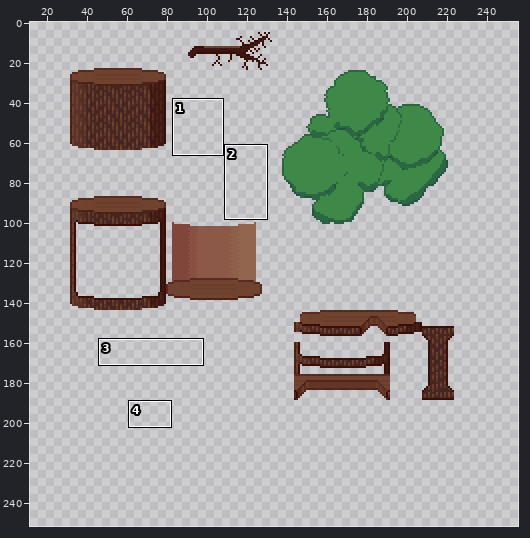
Edited in one commit: sprite sheet (assets/art/tileset/tree.png). Above, an overview of the earlier version with the close-up marked.
Close-up. As it was:
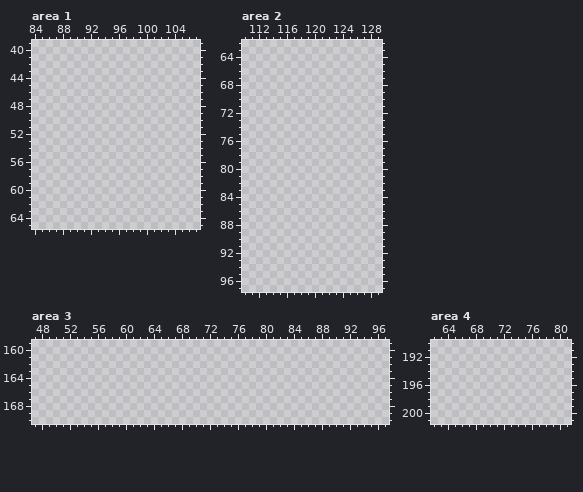
The file is 256x256 pixels. Colours within 5 levels of each other are drawn and written as one. Shown: area 1: x 84..107, y 39..65; area 2: x 110..129, y 62..97; area 3: x 47..97, y 159..170; area 4: x 62..81, y 190..201. The wide view leaves out empty margins. The commit also changed other parts of the picture, which this record leaves out.
New version:
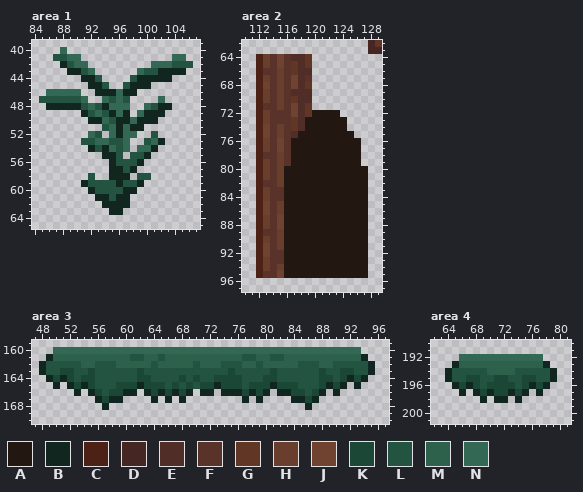
Palette (. is transparent): A #231712  B #10261e  C #4c2217  D #452622  E #502d26  F #593329  G #613625  H #6a3e2d  J #704331  K #1b4736  L #225441  M #2d614c  N #336954
Diff:
--- area 1
@@ x 84..107 @@
 39 ........................
-40 ........................
-41 ........................
-42 ........................
-43 ........................
-44 ........................
-45 ........................
-46 ........................
-47 ........................
-48 ........................
-49 ........................
-50 ........................
-51 ........................
-52 ........................
-53 ........................
-54 ........................
-55 ........................
-56 ........................
-57 ........................
-58 ........................
-59 ........................
-60 ........................
-61 ........................
-62 ........................
-63 ........................
+40 ....N...................
+41 ...LLNN.............NN..
+42 ....BLNN.........NNNLLL.
+43 .....BBLN......NLLBBBB..
+44 .......BBL....LBBBBB....
+45 ........BBL..LBBB.......
+46 ..NNNNN..BBBNBB.........
+47 .LLLLLLN..NLNL....N.....
+48 ..BBBBBLNLBNNN..NLBB....
+49 .......BLNLBNB.NBBB.....
+50 ........BBNLBBNBBB......
+51 ..........LNBNBB........
+52 ........NL.NBNN..L......
+53 .......LLNNLLN..LNB.....
+54 ........BLBNLN.NNB......
+55 ..........BBL.LLB.......
+56 ...........BLLLB........
+57 ...........BBLB.........
+58 ........L..BBB.LL.......
+59 .......BLLLLBLLB........
+60 ........BLLLLBB.........
+61 .........BBLBB..........
+62 ..........BBBB..........
+63 ...........BB...........
 64 ........................
--- area 2
@@ x 110..129 @@
-62 ....................
-63 ....................
-64 ....................
-65 ....................
-66 ....................
-67 ....................
-68 ....................
-69 ....................
-70 ....................
-71 ....................
-72 ....................
-73 ....................
-74 ....................
-75 ....................
-76 ....................
-77 ....................
-78 ....................
-79 ....................
-80 ....................
-81 ....................
-82 ....................
-83 ....................
-84 ....................
-85 ....................
-86 ....................
-87 ....................
-88 ....................
-89 ....................
-90 ....................
-91 ....................
-92 ....................
-93 ....................
-94 ....................
-95 ....................
+62 ..................DG
+63 ..................DD
+64 ..CHFJFEEG..........
+65 ..CHFJFGEG..........
+66 ..CFFHFGEE..........
+67 ..CHFHFJEF..........
+68 ..CJFHFJEG..........
+69 ..CHFHFEEE..........
+70 ..CHFHFGEE..........
+71 ..CFFHFJEG..........
+72 ..CHFFFJEGAAAA......
+73 ..CHFFFGEAAAAAA.....
+74 ..CJFHFGEAAAAAA.....
+75 ..CJFHFEAAAAAAAA....
+76 ..CHFJFAAAAAAAAAA...
+77 ..CHFJFAAAAAAAAAA...
+78 ..CFFHFAAAAAAAAAA...
+79 ..CHFHFAAAAAAAAAA...
+80 ..CHFHAAAAAAAAAAAA..
+81 ..CHFHAAAAAAAAAAAA..
+82 ..CFFHAAAAAAAAAAAA..
+83 ..CHFFAAAAAAAAAAAA..
+84 ..CHFFAAAAAAAAAAAA..
+85 ..CJFHAAAAAAAAAAAA..
+86 ..CJFHAAAAAAAAAAAA..
+87 ..CHFJAAAAAAAAAAAA..
+88 ..CHFJAAAAAAAAAAAA..
+89 ..CFFHAAAAAAAAAAAA..
+90 ..CHFHAAAAAAAAAAAA..
+91 ..CJFHAAAAAAAAAAAA..
+92 ..CJFFAAAAAAAAAAAA..
+93 ..CHFFAAAAAAAAAAAA..
+94 ..CHFHAAAAAAAAAAAA..
+95 ..CFFJAAAAAAAAAAAA..
 96 ....................
--- area 3
@@ x 47..97 @@
 159 ...................................................
-160 ...................................................
-161 ...................................................
-162 ...................................................
-163 ...................................................
-164 ...................................................
-165 ...................................................
-166 ...................................................
-167 ...................................................
-168 ...................................................
+160 ...NNNNNNNNNNNNNNNNNNNNNNNNNNNNNNNNNNNNNNNNNNNN....
+161 ..BMMMMMMMMMMMLLMMLMMMMMMMMMMMLLMMLLMMMMMMMMMMMB...
+162 .BLLLLLMMLLLMMMMMLMMMMMLMMMLLLMMLMMMMMLLLMMLLLLLB..
+163 .BLLKKLLKLLLLLLKLLLLLLLLLLLLKLLLLLKLLLLLLKLLKKLLB..
+164 ..BKBKLKKLLLLLLKKLLLLKLKLLKKKKLLLKKLLLLLLKKLKBKB...
+165 ...B.BKBKLLLKKKBKKKLKLKLKKBKKKLKKKBKKKLLLKBKB.B....
+166 ......B.BKLKKBB.BKBKBKB.BB.BBBKBKB.BBKKLKB.B.......
+167 .........BKBB....B.B.B........B.B....BBKB..........
+168 ..........B............................B...........
 169 ...................................................
--- area 4
@@ x 62..81 @@
 191 ....................
-192 ....................
-193 ....................
-194 ....................
-195 ....................
-196 ....................
-197 ....................
-198 ....................
+192 ....NNNNNNNNNNNN....
+193 ...BMMMMMMMMMMMMB...
+194 ..BLLLLLMMMMLLLLLB..
+195 ..BLLKKLLKKLLKKLLB..
+196 ...BKBKLKKKKLKBKB...
+197 ....B.BKBKKBKB.B....
+198 .......B.BB.B.......
 199 ....................
Changed places in both close-ups, as pixel boxes (x1, y1, x2, y2):
added: (39, 47, 193, 215)
added: (368, 40, 382, 54)
added: (256, 54, 368, 278)
added: (39, 347, 375, 410)
added: (445, 354, 557, 403)
